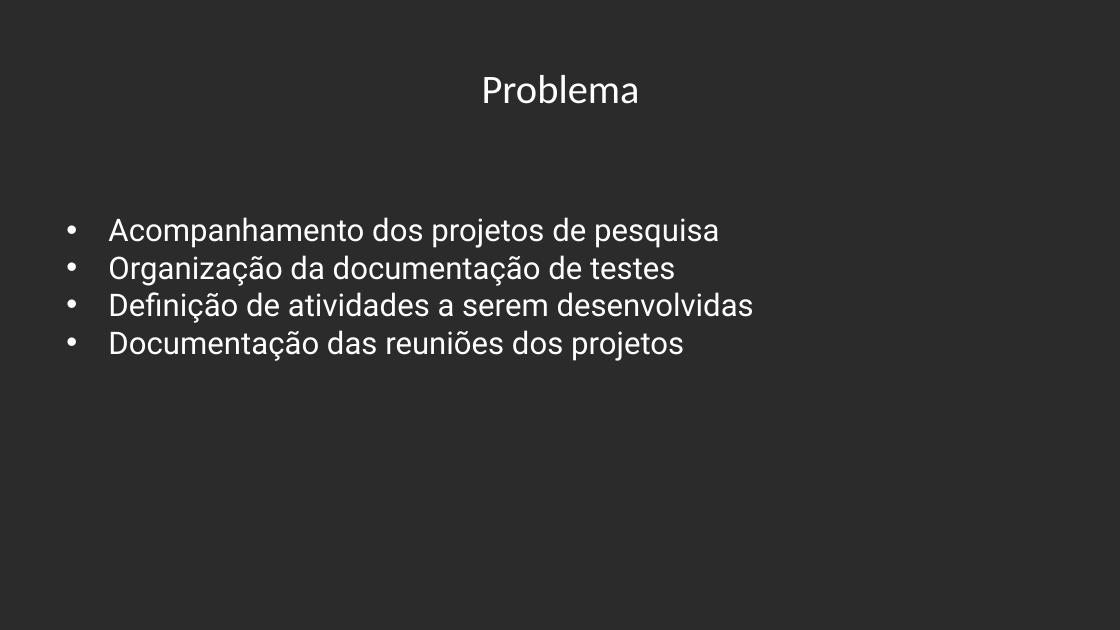
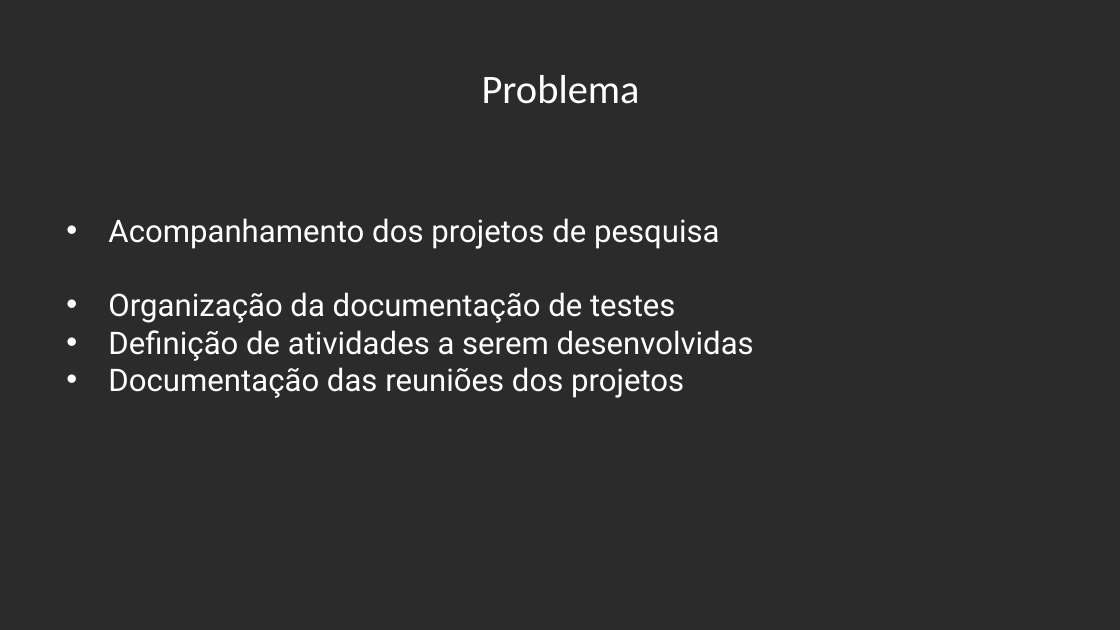
Before and after one commit to leoalopes/tccCodeIgniter, a slide deck: slide 3 of SeminarioAndamento.pptx. Drawn at 1120x630 pixels with LibreOffice and Linux fonts; fonts in the diff are those of the drawing; background and template pictures are left out; a plain dark background stands for a picture behind light text. Boxes give left, top, right and bottom in pixels: in the first picture for what was removed or moved away, otherwise in the second. Text is boxed around its words. In the diff, an @@ line names an element or a change of style, - is before the commit and + after.

```diff
--- a/SeminarioAndamento.pptx
+++ b/SeminarioAndamento.pptx
@@ text "Acompanhamento dos projetos de pesquisa" rewrapped from [108, 217, 754, 361] to [108, 218, 754, 398] @@
```
Also in this commit, not shown: 3 other slides changed, 4 other files.
